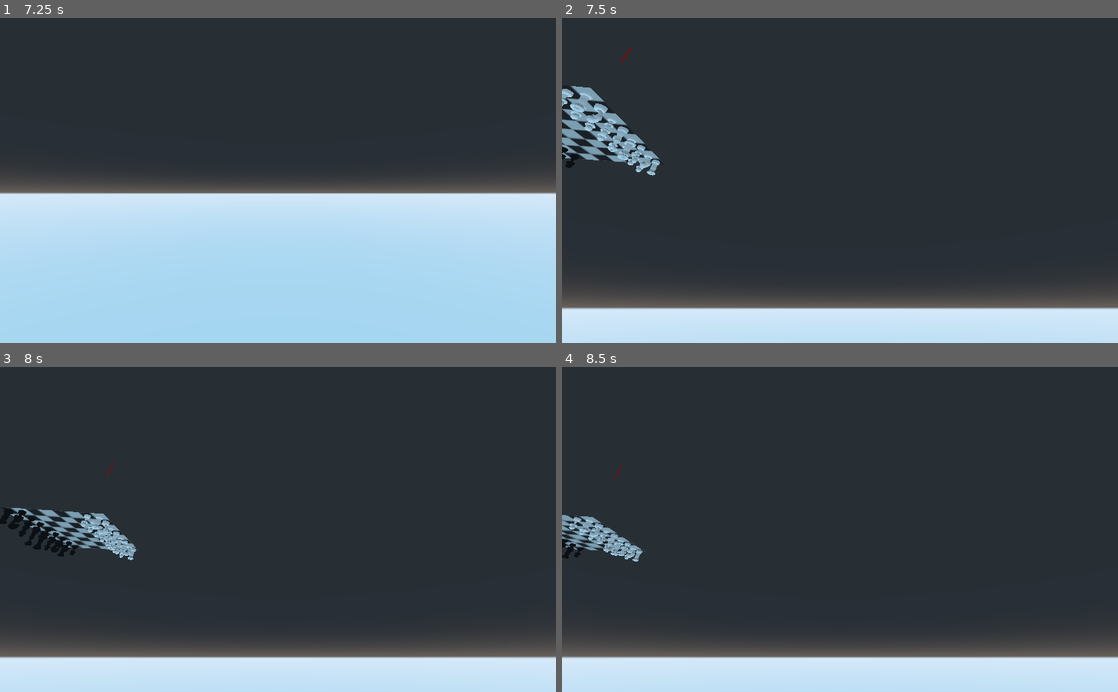
Above: before the commit, frames 1-4 (two rows, left to right).
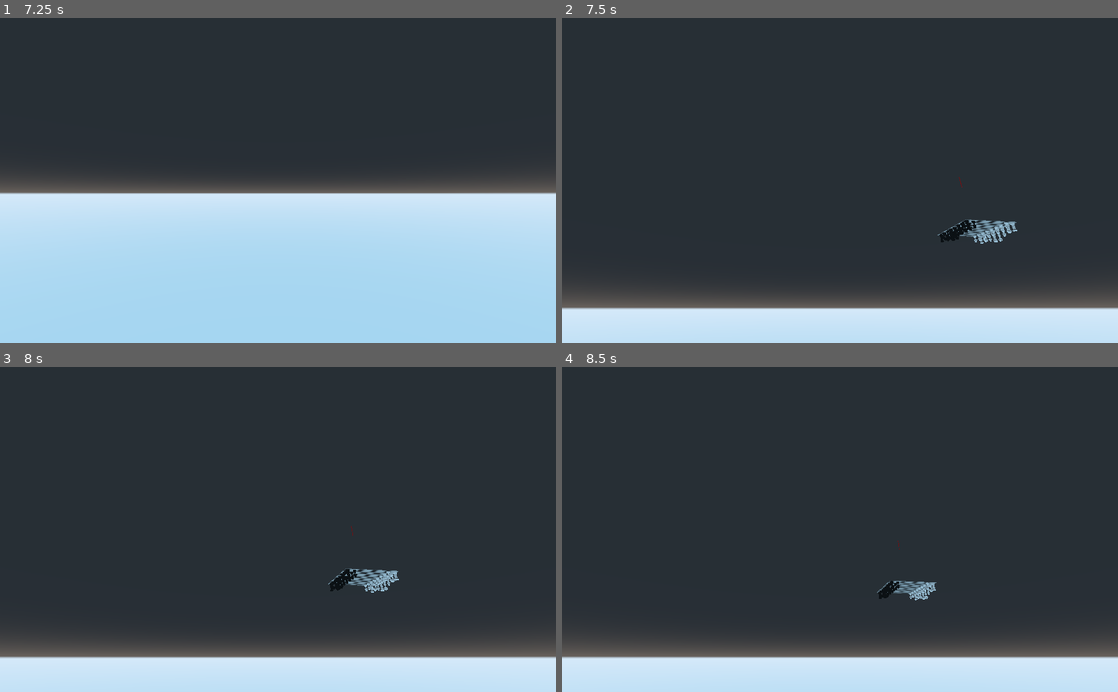
Above: after the commit, the same moments.

Repository: Roboticy3/Mess
Game: Godot game, scene res://chess.tscn
Same seed, same stepped clock (60 frames per second), same inputs: the game is played once before the commit and once after it.
Inputs (mouse positions are in pixels of both pictures, inside the frame that each line leads up to):
- Up to frame 1 (7.25 s): tap Enter at 0.5, 2.75, 4.25 s; move the mouse to (400, 164) at 0.52 s; hold D (mv_right) 0.53-1.28 s; hold Right mouse button (ck_1) 0.53-1.28 s; click (400, 164) at 0.6 s; move the mouse to (166, 196) at 1.27 s; hold S (mv_back) 1.28-2.03 s; right-click (166, 196) at 1.35 s; click (166, 196) at 1.55 s; tap Space (mv_up) at 2, 3.5, 5 s; move the mouse to (333, 109) at 2.02 s; hold D (mv_right) 2.03-2.78 s; hold Right mouse button (ck_1) 2.03-2.78 s; click (333, 109) at 2.1 s; move the mouse to (250, 245) at 2.77 s; hold W (mv_forward) 2.78-3.53 s; right-click (250, 245) at 2.85 s; click (250, 245) at 3.05 s; move the mouse to (444, 229) at 3.52 s; hold Right mouse button (ck_1) 3.53-4.28 s; hold A (mv_left) 3.53-5.03 s; click (444, 229) at 3.6 s; move the mouse to (111, 131) at 4.27 s; right-click (111, 131) at 4.35 s; click (111, 131) at 4.55 s; move the mouse to (305, 180) at 5.02 s; hold S (mv_back) 5.03-5.78 s; hold Right mouse button (ck_1) 5.03-5.78 s; click (305, 180) at 5.1 s; move the mouse to (194, 99) at 5.77 s; hold D (mv_right) 5.78-6.53 s; right-click (194, 99) at 5.85 s; click (194, 99) at 6.05 s; move the mouse to (400, 164) at 6.52 s; hold W (mv_forward) from 6.53 s (still down); hold Right mouse button (ck_1) from 6.53 s (still down); click (400, 164) at 6.6 s
- Up to frame 2 (7.5 s): move the mouse to (728, 196) at 7.27 s; release W (mv_forward) at 7.28 s; release Right mouse button (ck_1) at 7.28 s; hold D (mv_right) from 7.28 s (still down); right-click (728, 196) at 7.35 s
- Up to frame 3 (8 s): keep holding D (mv_right); click (166, 545) at 7.55 s
- Up to frame 4 (8.5 s): move the mouse to (895, 458) at 8.02 s; release D (mv_right) at 8.03 s; hold S (mv_back) from 8.03 s (still down); hold Right mouse button (ck_1) from 8.03 s (still down); click (895, 458) at 8.1 s

Frame 1 is identical in both runs. In frame 2, 2.7% of the frame differs, in the area x 0-82%, y 9-70%; in frame 3, 2.3%; in frame 4, 1.4%.

Commit message:
reworked player movement
surprisingly easy fix

Diff:
--- a/Objects/Board/BoardMesh.gd
+++ b/Objects/Board/BoardMesh.gd
@@ -208,7 +208,7 @@
 		pdata = piece_types[p.get_name()]
 
 	var coll = pdata["shape"]
-	if can_collide: coll = CollisionShape.new()
+	if !can_collide: coll = CollisionShape.new()
 
 	#create the piece mesh with all the right references, then add the PieceMesh object to self's tree
 	var pm = PieceMesh.new(p, board
--- a/Objects/Player/Player.gd
+++ b/Objects/Player/Player.gd
@@ -42,7 +42,10 @@
 export (float) var sens = 0.75
 
 #dead zone on the controller axes
+#index 0 for left stick and 1 for right
 export (PoolRealArray) var dead_zone = [0.1, 0.1]
+#controller look sensitivity
+export (int) var stick_sens = 500
 
 #last click the player made in uv_space
 export (Vector2) var uv_last = Vector2.ZERO
@@ -63,7 +66,7 @@
 #run movement functions on physics timestep
 func _physics_process(delta):
 	#apply movement based on target motion
-	move(delta)
+	move_and_slide(momentum["v"])
 	look(delta)
 	accelerate(delta)
 
@@ -76,22 +79,22 @@
 
 #handle button inputs each frame
 func _process(delta):
-	#movement buttons
+	#movement buttons sum to velocities along either axis
 	var z:float = Input.get_action_raw_strength("mv_back") - Input.get_action_raw_strength("mv_forward")
 	var x:float = Input.get_action_raw_strength("mv_right") - Input.get_action_raw_strength("mv_left")
 	var y:float = Input.get_action_raw_strength("mv_up") - Input.get_action_raw_strength("mv_down")
-	var v:Vector3 = Vector3(x, y, z)
+	#transform x and z movement to match rotation
+	var h:Vector3 = (x * transform.basis.x + z * transform.basis.z) * Vector3(1, 0, 1)
+	print(h)
+	var v:Vector3 = Vector3(0, y, 0) + h
 	if v.length() < dead_zone[0]: v = Vector3.ZERO
 	else: v *= speed
 	target_motion["v"] = v
 
-	#controller look
-	var azimuth:float = Input.get_action_raw_strength("lk_right") - Input.get_action_strength("lk_left")
-	var zenith:float = Input.get_action_strength("lk_down") - Input.get_action_raw_strength("lk_up")
-	var r:Vector2 = Vector2(azimuth, zenith)
-	if r.length() < dead_zone[1]: r = Vector2.ZERO
-	else: r *= Input.get_action_raw_strength("ck_1") * 500
-	target_motion["r"] = r
+	#clicking on pieces
+	var click:bool = Input.is_action_just_pressed("ck_0")
+	if click:
+		request_square(get_viewport().get_mouse_position())
 
 #apply acceleration so momentum approaches target_motion
 func accelerate(var delta:float):
@@ -103,7 +106,6 @@
 	#multiply rotation motions by delta and sens
 	var axes = transform.basis
 	var rots = target_motion["r"] * delta * -sens/100
-	print(rots)
 
 	#use true y axis for horizontal rotation to make rotation more intuitive
 	transform = rotate(Vector3.UP, rots.x)
@@ -130,14 +132,11 @@
 	t.origin = o
 	return t
 
-func move(var delta:float) -> void:
-	move_and_collide(momentum["v"] * delta)
-
-#try to select a uv from the board
-func request_square(var event:InputEventMouseButton):
+#try to select a square on the board given a position on the screen
+func request_square(var position:Vector2):
 
 	#create raycast data
-	var r = BoardConverter.raycast(event.position, camera,
+	var r = BoardConverter.raycast(position, camera,
 		get_world(), vision)
 
 	#if ray hits something
@@ -148,7 +147,7 @@
 			square = r["collider"].piece.get_pos()
 		#otherwise, return uv square of board
 		else:
-			var uv = uv_query.query(event.position)
+			var uv = uv_query.query(position)
 			square = BoardConverter.uv_to_square(board_mesh.size, uv)
 
 		#handle square selection
